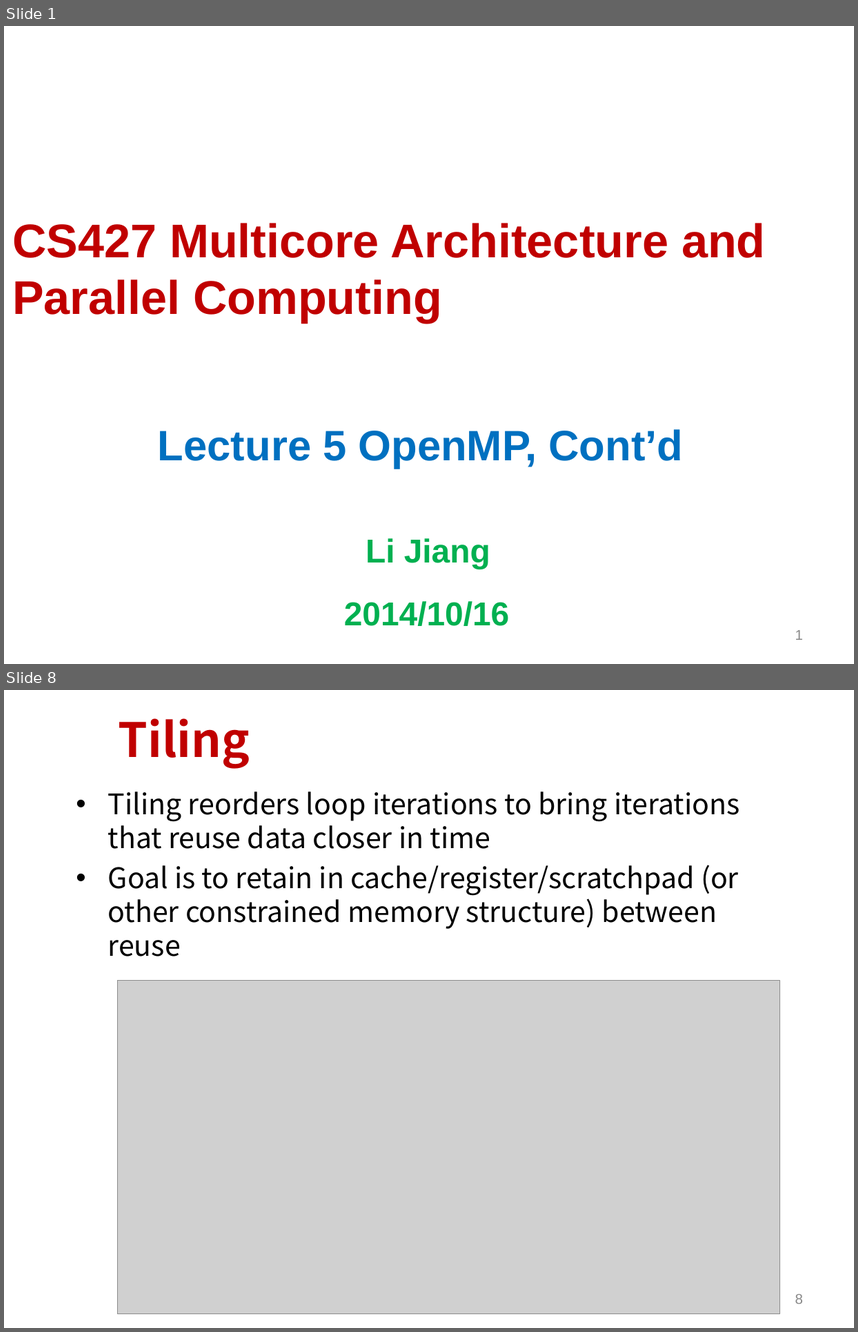
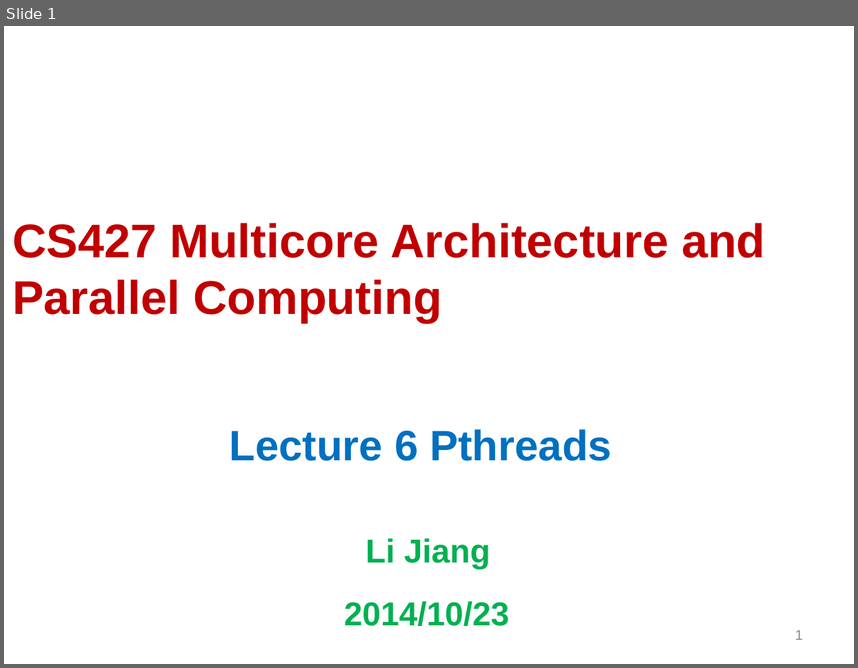
Before and after one commit to Tevic/CS427, a slide deck: files/Lecture05.pptx. Shown one above the other, each under a label of ours: slides 1 and 8 before the commit, slide 1 after it; the slides between them are not shown. The pictures are 858x1332 and 858x668 pixels, drawn with LibreOffice and Linux fonts; fonts in the diff are those of the drawing; grey boxes stand for pictures; background and template pictures are left out. Boxes give left, top, right and bottom in pixels: in the first picture for what was removed or moved away, otherwise in the second. Text is boxed around its words. In the diff, an @@ line names an element or a change of style, - is before the commit and + after.

```diff
--- a/files/Lecture05.pptx
+++ b/files/Lecture05.pptx
@@ slide 8 removed at (4,690,854,1328), background #FFFFFF @@
@@ title removed at (119,718,250,769) @@
-Tiling
@@ text removed at (108,791,740,929) @@
-• Tiling reorders loop iterations to bring iterations that reuse data closer in time
-• Goal is to retain in cache/register/scratchpad (or other constrained memory structure) between reuse
@@ picture removed at (117,980,780,1314) @@
@@ page number removed at (795,1294,803,1303) @@
-8
@@ slide 1 changed as well @@
@@ subtitle at (230,429,611,461): text changed @@
-Lecture 5 OpenMP, Cont’d
+Lecture 6 Pthreads
@@ subtitle at (344,601,510,626): text changed @@
-2014/10/16
+2014/10/23
```
Also in this commit, not shown: 1 other slide changed, 49 slides added, 42 other slides removed, 15 other files.
